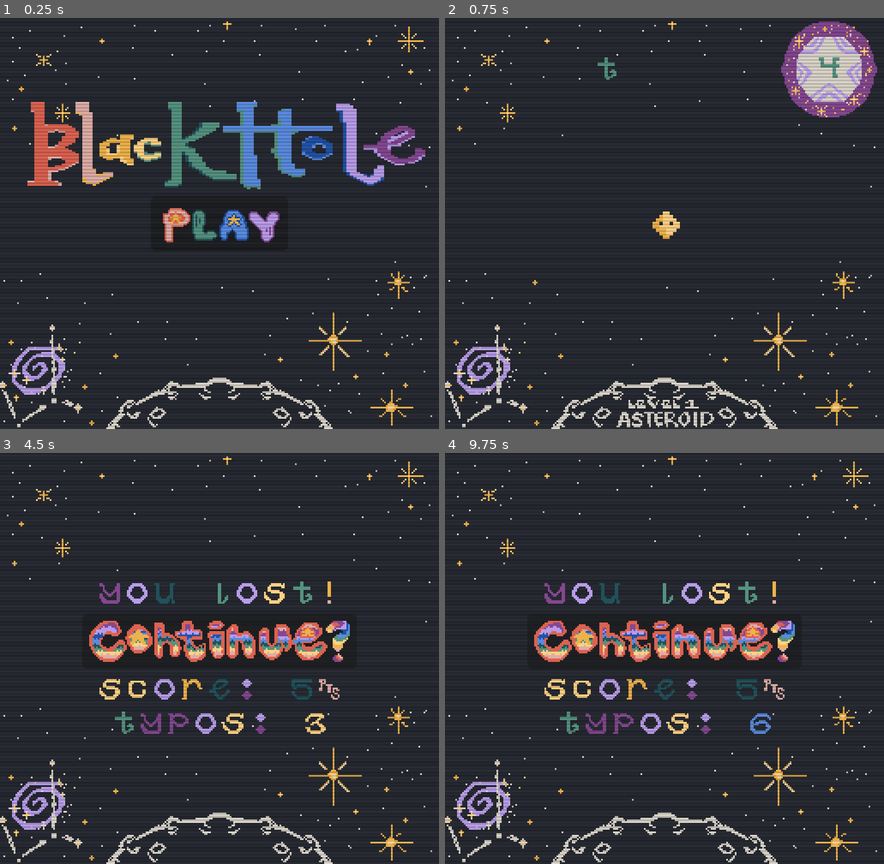
Above: before the commit, frames 1-4 (two rows, left to right).
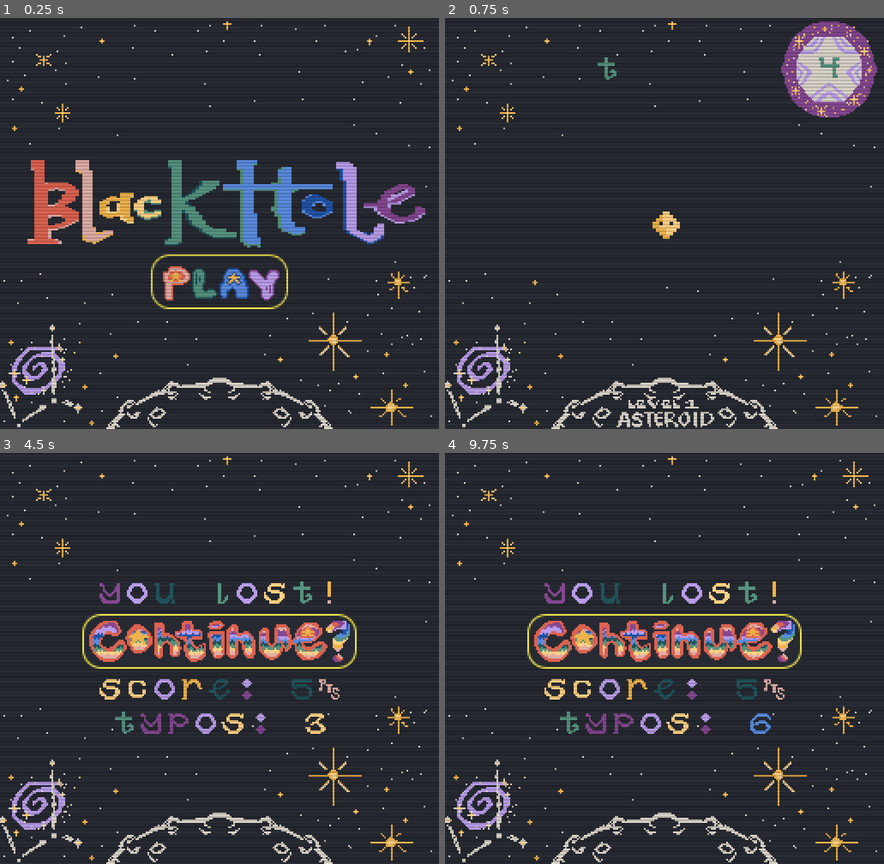
Above: after the commit, the same moments.

Repository: sym-z/melon-jam-24
Game: Godot game, scene res://scenes/main_menu.tscn
The game is run twice, just before and just after one commit, with the same random seed, the same clock (stepped at 60 frames per second) and the same inputs.
Inputs (mouse positions are in pixels of both pictures, inside the frame that each line leads up to; where the layout moved, square brackets give the same spot in the first picture):
- Up to frame 1 (0.25 s): no input
- Up to frame 2 (0.75 s): click (664, 281) [664, 223] at 0.5 s
- Up to frame 3 (4.5 s): tap Enter at 1.25, 4.25 s; tap Space at 2.75 s
- Up to frame 4 (9.75 s): click (664, 642) at 5 s; click (664, 716) [664, 658] at 5.75 s; tap Space at 6.5, 9.5 s; tap Enter at 8 s

The runs differ from the first frame. In frame 1, 14% of the frame differs, in the area x 6-97%, y 20-71%; in frame 2, nothing differs; in frame 3, 0.7%; in frame 4, 0.7%.

Commit message:
nice buttons new words better themes

Diff:
--- /dev/null
+++ b/melon-jam/boxes/hover.tres
@@ -0,0 +1,13 @@
+[gd_resource type="StyleBoxFlat" format=3 uid="uid://cis2t5wwstcf8"]
+
+[resource]
+bg_color = Color(0.854902, 0.831373, 0.788235, 1)
+border_width_left = 1
+border_width_top = 1
+border_width_right = 1
+border_width_bottom = 1
+border_color = Color(0.933333, 0.886275, 0.290196, 1)
+corner_radius_top_left = 10
+corner_radius_top_right = 10
+corner_radius_bottom_right = 10
+corner_radius_bottom_left = 10
--- /dev/null
+++ b/melon-jam/boxes/normal.tres
@@ -0,0 +1,13 @@
+[gd_resource type="StyleBoxFlat" format=3 uid="uid://ckm2nmudqjfx4"]
+
+[resource]
+bg_color = Color(0.152941, 0.164706, 0.196078, 1)
+border_width_left = 1
+border_width_top = 1
+border_width_right = 1
+border_width_bottom = 1
+border_color = Color(0.933333, 0.886275, 0.290196, 1)
+corner_radius_top_left = 10
+corner_radius_top_right = 10
+corner_radius_bottom_right = 10
+corner_radius_bottom_left = 10
--- /dev/null
+++ b/melon-jam/boxes/pressed.tres
@@ -0,0 +1,13 @@
+[gd_resource type="StyleBoxFlat" format=3 uid="uid://bcuhqh8yocvhs"]
+
+[resource]
+bg_color = Color(0.854902, 0.831373, 0.788235, 1)
+border_width_left = 1
+border_width_top = 1
+border_width_right = 1
+border_width_bottom = 1
+border_color = Color(0.862745, 0.384314, 0.313726, 1)
+corner_radius_top_left = 10
+corner_radius_top_right = 10
+corner_radius_bottom_right = 10
+corner_radius_bottom_left = 10
--- a/melon-jam/scenes/game_over.tscn
+++ b/melon-jam/scenes/game_over.tscn
@@ -1,9 +1,10 @@
-[gd_scene load_steps=7 format=3 uid="uid://cg7u6mqgqslcl"]
+[gd_scene load_steps=8 format=3 uid="uid://cg7u6mqgqslcl"]
 
 [ext_resource type="Script" path="res://scripts/game_over.gd" id="1_7o88n"]
 [ext_resource type="Shader" path="res://shaders/crt.gdshader" id="1_vr8la"]
 [ext_resource type="FontFile" uid="uid://bn2t1ab8msu7s" path="res://fonts/font.png" id="2_5g7vs"]
 [ext_resource type="Texture2D" uid="uid://djrloiynnrhvq" path="res://sprites/maintitlebackground.png" id="3_5d5a4"]
+[ext_resource type="Theme" uid="uid://c6o11wuk1wcp8" path="res://themes/buttons.tres" id="5_ger4a"]
 [ext_resource type="Texture2D" uid="uid://jvb2q7a1byue" path="res://sprites/continue.png" id="5_t4uhj"]
 
 [sub_resource type="ShaderMaterial" id="ShaderMaterial_6wgsw"]
@@ -56,8 +57,10 @@
 
 [node name="Continue Button" type="Button" parent="VBoxContainer"]
 layout_mode = 2
+theme = ExtResource("5_ger4a")
 theme_override_fonts/font = ExtResource("2_5g7vs")
 icon = ExtResource("5_t4uhj")
+icon_alignment = 1
 
 [node name="Score Text" type="RichTextLabel" parent="VBoxContainer"]
 use_parent_material = true
--- a/melon-jam/scenes/game_won.tscn
+++ b/melon-jam/scenes/game_won.tscn
@@ -1,9 +1,10 @@
-[gd_scene load_steps=7 format=3 uid="uid://ccj1o7iqgu43x"]
+[gd_scene load_steps=8 format=3 uid="uid://ccj1o7iqgu43x"]
 
 [ext_resource type="Shader" path="res://shaders/crt.gdshader" id="1_5big4"]
 [ext_resource type="Script" path="res://scripts/game_won.gd" id="1_66h5x"]
 [ext_resource type="Texture2D" uid="uid://djrloiynnrhvq" path="res://sprites/maintitlebackground.png" id="3_0yv4b"]
 [ext_resource type="FontFile" uid="uid://bn2t1ab8msu7s" path="res://fonts/font.png" id="3_y3elu"]
+[ext_resource type="Theme" uid="uid://c6o11wuk1wcp8" path="res://themes/buttons.tres" id="5_hafbv"]
 [ext_resource type="Texture2D" uid="uid://jvb2q7a1byue" path="res://sprites/continue.png" id="5_qd0wu"]
 
 [sub_resource type="ShaderMaterial" id="ShaderMaterial_cwddn"]
@@ -57,6 +58,7 @@
 [node name="Continue Button" type="Button" parent="VBoxContainer"]
 use_parent_material = true
 layout_mode = 2
+theme = ExtResource("5_hafbv")
 theme_override_fonts/font = ExtResource("3_y3elu")
 icon = ExtResource("5_qd0wu")
 
--- a/melon-jam/scenes/main_menu.tscn
+++ b/melon-jam/scenes/main_menu.tscn
@@ -1,11 +1,15 @@
-[gd_scene load_steps=8 format=3 uid="uid://degxwd8m5fbt7"]
+[gd_scene load_steps=12 format=3 uid="uid://degxwd8m5fbt7"]
 
 [ext_resource type="Shader" path="res://shaders/crt.gdshader" id="1_2brmx"]
 [ext_resource type="Script" path="res://scripts/main_menu.gd" id="1_l5uq4"]
 [ext_resource type="Texture2D" uid="uid://djrloiynnrhvq" path="res://sprites/maintitlebackground.png" id="3_jop78"]
 [ext_resource type="FontFile" uid="uid://bn2t1ab8msu7s" path="res://fonts/font.png" id="3_km81b"]
 [ext_resource type="Texture2D" uid="uid://bqytbpm2ry6qs" path="res://sprites/title.png" id="4_nblvi"]
+[ext_resource type="Theme" uid="uid://c6o11wuk1wcp8" path="res://themes/buttons.tres" id="5_vxpxv"]
 [ext_resource type="Texture2D" uid="uid://rh566ilchac4" path="res://sprites/play.png" id="6_6ml5w"]
+[ext_resource type="StyleBox" uid="uid://bcuhqh8yocvhs" path="res://boxes/pressed.tres" id="6_j8upe"]
+[ext_resource type="StyleBox" uid="uid://cis2t5wwstcf8" path="res://boxes/hover.tres" id="7_hyupm"]
+[ext_resource type="StyleBox" uid="uid://ckm2nmudqjfx4" path="res://boxes/normal.tres" id="8_smd40"]
 
 [sub_resource type="ShaderMaterial" id="ShaderMaterial_62mty"]
 shader = ExtResource("1_2brmx")
@@ -35,9 +39,9 @@
 [node name="Title Text" type="TextureRect" parent="."]
 use_parent_material = true
 layout_mode = 0
-offset_top = 43.0
+offset_top = 77.0
 offset_right = 128.0
-offset_bottom = 103.0
+offset_bottom = 137.0
 scale = Vector2(2, 1)
 texture = ExtResource("4_nblvi")
 
@@ -49,13 +53,24 @@
 anchor_top = 0.5
 anchor_right = 0.5
 anchor_bottom = 0.5
-offset_left = -36.0
-offset_top = -12.0
-offset_right = 36.0
-offset_bottom = 12.0
+offset_left = -40.0
+offset_top = 18.0
+offset_right = 40.0
+offset_bottom = 50.0
 grow_horizontal = 2
 grow_vertical = 2
+theme = ExtResource("5_vxpxv")
 theme_override_fonts/font = ExtResource("3_km81b")
+theme_override_styles/focus = ExtResource("6_j8upe")
+theme_override_styles/hover_pressed_mirrored = ExtResource("6_j8upe")
+theme_override_styles/hover_pressed = ExtResource("6_j8upe")
+theme_override_styles/hover_mirrored = ExtResource("7_hyupm")
+theme_override_styles/hover = ExtResource("7_hyupm")
+theme_override_styles/pressed_mirrored = ExtResource("6_j8upe")
+theme_override_styles/pressed = ExtResource("6_j8upe")
+theme_override_styles/normal_mirrored = ExtResource("8_smd40")
+theme_override_styles/normal = ExtResource("8_smd40")
 icon = ExtResource("6_6ml5w")
+icon_alignment = 1
 
 [connection signal="button_up" from="Play Button" to="." method="_on_play_button_button_up"]
--- a/melon-jam/scenes/typing.tscn
+++ b/melon-jam/scenes/typing.tscn
@@ -1,7 +1,8 @@
-[gd_scene load_steps=30 format=3 uid="uid://d26xtoi1mi5r7"]
+[gd_scene load_steps=32 format=3 uid="uid://d26xtoi1mi5r7"]
 
 [ext_resource type="Script" path="res://scripts/typing.gd" id="1_7fg4x"]
 [ext_resource type="Texture2D" uid="uid://djrloiynnrhvq" path="res://sprites/maintitlebackground.png" id="3_mrnyc"]
+[ext_resource type="Texture2D" uid="uid://d2iqj3jd6e4ao" path="res://sprites/temp-bg.png" id="4_ag1sh"]
 [ext_resource type="PackedScene" uid="uid://do4ad7d6xmg37" path="res://scenes/player.tscn" id="4_mwn3l"]
 [ext_resource type="Shader" path="res://shaders/crt-wiggle.gdshader" id="5_0osbp"]
 [ext_resource type="Shader" path="res://shaders/crt.gdshader" id="6_f1k2r"]
@@ -13,6 +14,9 @@
 [sub_resource type="ShaderMaterial" id="ShaderMaterial_at7qc"]
 shader = ExtResource("6_f1k2r")
 
+[sub_resource type="ShaderMaterial" id="ShaderMaterial_giotb"]
+shader = ExtResource("6_f1k2r")
+
 [sub_resource type="RectangleShape2D" id="RectangleShape2D_yfhig"]
 size = Vector2(64, 135)
 
@@ -127,7 +131,7 @@
 "speed": 5.0
 }]
 
-[node name="Typing" type="Node2D" node_paths=PackedStringArray("player", "massParent", "uiParent", "wordContainer", "timerLabel", "timerOverlay", "westSpawnZone", "northSpawnZone", "eastSpawnZone", "southSpawnZone", "wordLabel", "timer", "timeLabel")]
+[node name="Typing" type="Node2D" node_paths=PackedStringArray("player", "massParent", "uiParent", "wordContainer", "timerLabel", "timerOverlay", "background", "westSpawnZone", "northSpawnZone", "eastSpawnZone", "southSpawnZone", "wordLabel", "levelLabels", "timer", "timeLabel")]
 material = SubResource("ShaderMaterial_at7qc")
 use_parent_material = true
 script = ExtResource("1_7fg4x")
@@ -137,14 +141,21 @@
 wordContainer = NodePath("UI/HBoxContainer")
 timerLabel = NodePath("UI/Timer Label")
 timerOverlay = NodePath("UI/HBoxContainer/CenterContainer")
+background = NodePath("Background")
 westSpawnZone = NodePath("Masses/Mass Spawn Zones/West/West Spawn Zone")
 northSpawnZone = NodePath("Masses/Mass Spawn Zones/North/North Spawn Zone")
 eastSpawnZone = NodePath("Masses/Mass Spawn Zones/East/East Spawn Zone")
 southSpawnZone = NodePath("Masses/Mass Spawn Zones/South/South Spawn Zone")
 wordLabel = NodePath("UI/HBoxContainer/Word Label")
+levelLabels = NodePath("Level Labels")
 timer = NodePath("Timer")
 timeLabel = NodePath("UI/Timer Label")
 tweenDur = 0.3
+
+[node name="Secret Background" type="Sprite2D" parent="."]
+material = SubResource("ShaderMaterial_giotb")
+texture = ExtResource("4_ag1sh")
+centered = false
 
 [node name="Background" type="Sprite2D" parent="."]
 use_parent_material = true
@@ -255,6 +266,7 @@
 one_shot = true
 
 [node name="Level Labels" type="AnimatedSprite2D" parent="."]
+z_index = 10
 material = ExtResource("8_ws780")
 position = Vector2(128, 231)
 sprite_frames = SubResource("SpriteFrames_fncjp")
--- a/melon-jam/scripts/typing.gd
+++ b/melon-jam/scripts/typing.gd
@@ -11,7 +11,7 @@
 @export var wordContainer : HBoxContainer
 @export var timerLabel : RichTextLabel
 @export var timerOverlay: CenterContainer
-
+@export var background : Sprite2D
 ## Where the letters spawn in
 @export var westSpawnZone : CollisionShape2D
 @export var northSpawnZone : CollisionShape2D
@@ -21,6 +21,7 @@
 ## Text shown to player
 @export var wordLabel : RichTextLabel
 
+@export var levelLabels : AnimatedSprite2D
 ## For instantiating and referencing
 var massScene = preload("res://scenes/mass.tscn")
 var playerScene = preload("res://scenes/player.tscn")
@@ -82,12 +83,12 @@
 	currentSpawn = westSpawnZone
 	newWord()
 	timer.start()
+	#pullUI()
 
 func _process(delta):
 
 	if floor(timer.wait_time) > Globals.score:
 		Globals.score = floor(timer.wait_time)
-		print(Globals.score)
 	var timeText : String = str(floor(timer.time_left))
 	if !timer.is_stopped():
 		timeLabel.text = "\n" + Globals.centerString(timeText)
@@ -100,10 +101,8 @@
 	# MOVE TO NEXT PLANET
 	if wordNum > wordsPerGrow:
 		timer.set_wait_time(timer.wait_time + secondsPerLevel)
-		print("timer big bump")
 	else:
 		timer.set_wait_time(timer.wait_time + secondsPerWord)
-		print("timer small bump")
 	currentLetter = 0
 	currentWord = getRandomWord()
 	makeMassesFromWord(currentWord)
@@ -119,8 +118,8 @@
 			mass.adjustOffset()
 			if !gameWon:
 				mass.sprite.visible = true
-	print(currentWord)
-
+
+var scalarVec : Vector2 = Vector2.ZERO
 # For each letter in word, make a mass in the current spawn box.
 func makeMassesFromWord(word :String):
 	for letter in word:
@@ -130,6 +129,7 @@
 		var yVal = randi_range(startBox.y,endBox.y)
 		var xVal = randi_range(startBox.x,endBox.x)
 		var inst = massScene.instantiate();
+		inst.scale -= scalarVec
 		inst.startLoc = Vector2(xVal,yVal)
 		massParent.add_child(inst)
 		getNextSpawn()
@@ -174,6 +174,7 @@
 
 var tween : Tween
 @export var tweenDur : float = 0.15
+var massScalar : float = 1.0
 func _input(event: InputEvent) -> void:
 	if event is InputEventKey and event.is_released():
 			# Prevent keyboard mashing
@@ -189,10 +190,13 @@
 				else:
 					massParent.get_child(currentLetter-1).use_parent_material = false
 					massParent.get_child(currentLetter-1).material = hitMat
-					#print("WORD NUM" + str(wordNum))
-					#print("WPG: " + str(wordsPerGrow))
 					if wordNum >= wordsPerGrow:
 						currLevel += 1
+						if currLevel <= WordBank.LEVELS:
+							levelLabels.frame = currLevel-1
+							massScalar = clamp(currLevel - 5,0,INF)*0.1
+							scalarVec = Vector2(massScalar,massScalar)
+							# Add scalar Vec to all sprites
 					print("DONE!!")
 					if currLevel > WordBank.LEVELS:
 						gameWon = true
@@ -251,16 +255,17 @@
 	tween.set_parallel()
 	throwToCenter(wordLabel)
 
-	for ele in wordContainer.get_children():
-		throwToCenter(ele)
+	#for ele in wordContainer.get_children():
+		#throwToCenter(ele)
+	throwToCenter(wordContainer)
+	throwToCenter(levelLabels)
+	throwToCenter(background)
 	tween.connect("finished", win_scene)
 
 
 func throwToCenter(n : Node):
-	var xDelta = n.size.x / 2
-	var yDelta = n.size.y / 2
-	var deltaVector : Vector2 = Vector2(xDelta,yDelta)
-	tween.tween_property(n,"position",Globals.SCREEN_CENTER,tweenDur)
+	var tweenExtension := 3
+	tween.tween_property(n,"position",Globals.SCREEN_CENTER,tweenDur*tweenExtension)
 	tween.set_parallel()
-	tween.tween_property(n,"scale",Vector2.ZERO,tweenDur)
+	tween.tween_property(n,"scale",Vector2.ZERO,tweenDur*tweenExtension)
 # try new with global
--- /dev/null
+++ b/melon-jam/themes/buttons.tres
@@ -0,0 +1,14 @@
+[gd_resource type="Theme" load_steps=5 format=3 uid="uid://c6o11wuk1wcp8"]
+
+[ext_resource type="FontFile" uid="uid://bn2t1ab8msu7s" path="res://fonts/font.png" id="1_5ogjd"]
+[ext_resource type="StyleBox" uid="uid://bcuhqh8yocvhs" path="res://boxes/pressed.tres" id="2_kccbm"]
+[ext_resource type="StyleBox" uid="uid://cis2t5wwstcf8" path="res://boxes/hover.tres" id="3_52vpf"]
+[ext_resource type="StyleBox" uid="uid://ckm2nmudqjfx4" path="res://boxes/normal.tres" id="4_3pukg"]
+
+[resource]
+Button/constants/align_to_largest_stylebox = 1
+Button/fonts/font = ExtResource("1_5ogjd")
+Button/styles/focus = ExtResource("2_kccbm")
+Button/styles/hover = ExtResource("3_52vpf")
+Button/styles/normal = ExtResource("4_3pukg")
+Button/styles/pressed = ExtResource("2_kccbm")
Not shown, changed: melon-jam/text/wb.txt
